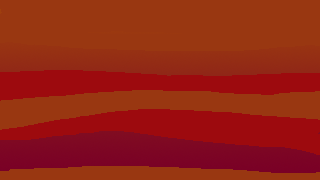
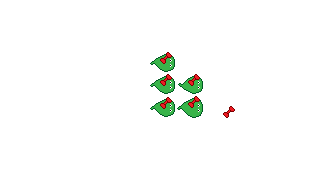
Before/after of a w=320, h=180 layered artwork. What changed in the layer stack:
added layer "walk2" above "walk1" over [178, 74, 203, 94]
renamed "Layer 1" to "walk1", painted on it over [0, 0, 320, 180]
added layer "idel2" above "idel1" over [177, 96, 235, 118]
added layer "idel1" above "ORIGINAL" over [150, 97, 175, 117]
added layer "ORIGINAL" over [150, 52, 175, 72]
